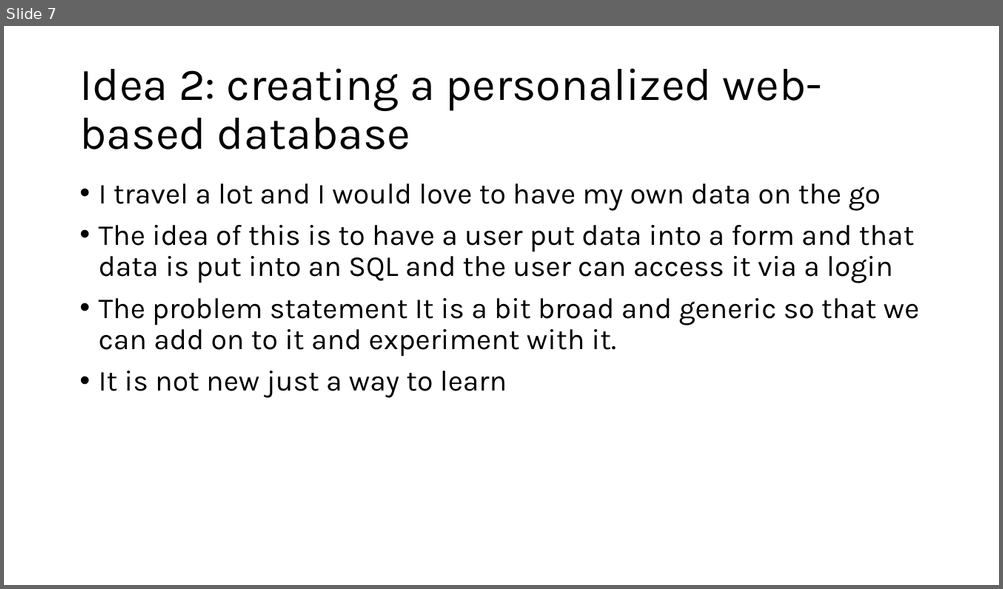
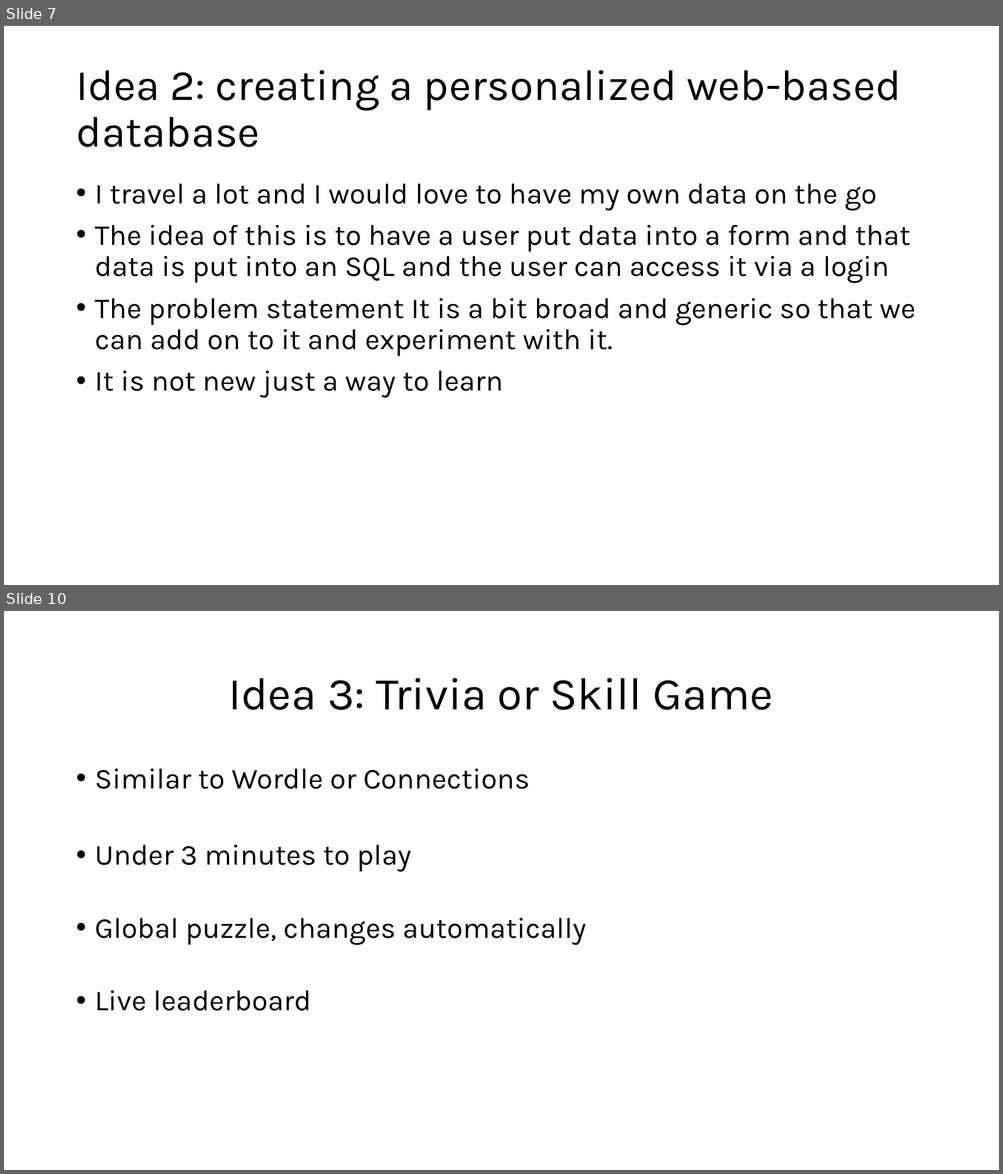
Before and after one commit to Sanmeet-EWU/cscd-350-project-team-slippee, a slide deck: the finalone.pptx. Shown one above the other, each under a label of ours: slide 7 before the commit, slides 7 and 10 after it; the slides between them are not shown. The pictures are 1003x589 and 1003x1174 pixels, drawn with LibreOffice and Linux fonts; fonts in the diff are those of the drawing. Boxes give left, top, right and bottom in pixels: in the first picture for what was removed or moved away, otherwise in the second. Text is boxed around its words. In the diff, an @@ line names an element or a change of style, - is before the commit and + after.

```diff
--- a/the finalone.pptx
+++ b/the finalone.pptx
@@ slide 10 added at [4, 611, 999, 1170], background #FFFFFF @@
@@ title added at [228, 678, 774, 710], 44 pt, text #000000 @@
+Idea 3: Trivia or Skill Game
@@ text added at [95, 769, 586, 1011], 28 pt, text #000000 @@
+• Similar to Wordle or Connections
+• Under 3 minutes to play
+• Global puzzle, changes automatically
+• Live leaderboard
@@ slide 7 changed as well @@
@@ title "Idea 2: creating a personalized ..." at [76, 70, 902, 147]: size 44 to 41.8 pt @@
@@ text "I travel a lot and ...": place and size @@
-text "I travel a lot and ..." at [99, 184, 919, 398]
+text "I travel a lot and ..." at [95, 184, 915, 398]
```
Also in this commit, not shown: 4 other slides changed, 2 other slides added, 1 slide removed.
